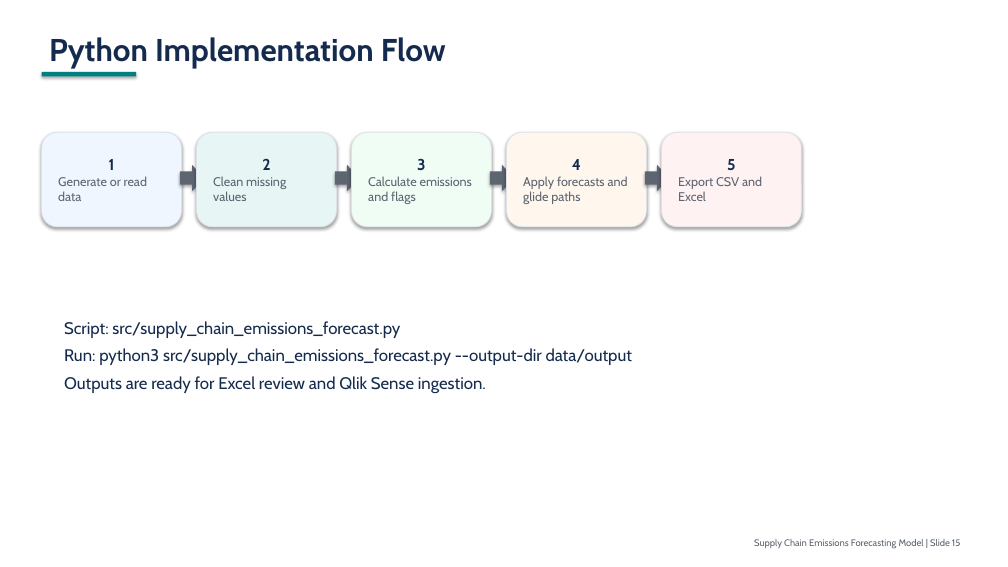
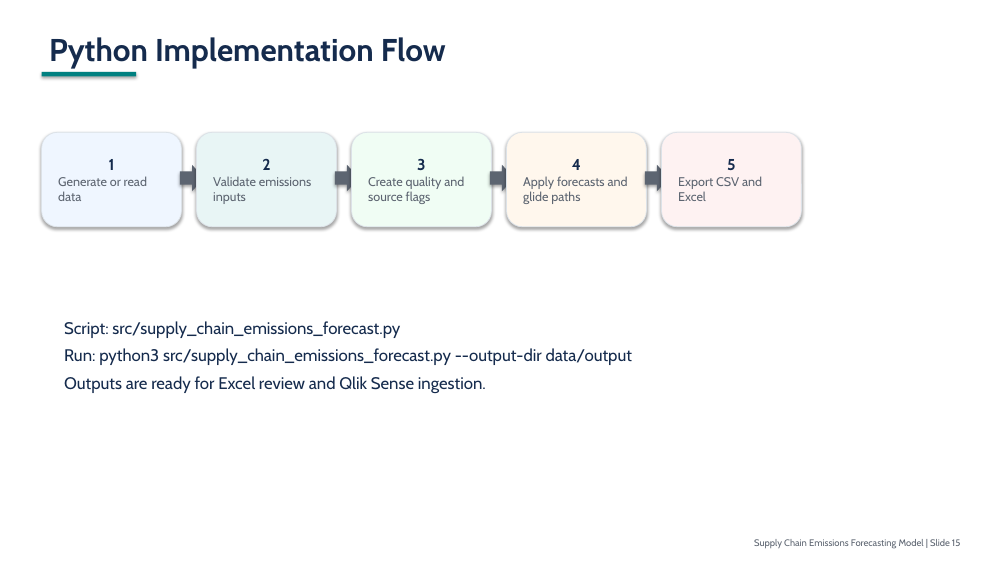
Before and after one commit to rojaraod/FORECAST, a slide deck: slide 15 of docs/supply_chain_emissions_forecasting_20_slide_deck.pptx. Drawn at 1008x567 pixels with LibreOffice and Linux fonts; fonts in the diff are those of the drawing. Boxes give left, top, right and bottom in pixels: in the first picture for what was removed or moved away, otherwise in the second. Text is boxed around its words. In the diff, an @@ line names an element or a change of style, - is before the commit and + after.

```diff
--- a/docs/supply_chain_emissions_forecasting_20_slide_deck.pptx
+++ b/docs/supply_chain_emissions_forecasting_20_slide_deck.pptx
@@ text in rounded rectangle at (213, 176, 311, 204): text changed @@
-Clean missing values
+Validate emissions inputs
@@ text in rounded rectangle at (368, 176, 464, 204): text changed @@
-Calculate emissions and flags
+Create quality and source flags
```
Also in this commit, not shown: 13 other slides changed, 10 other files.
